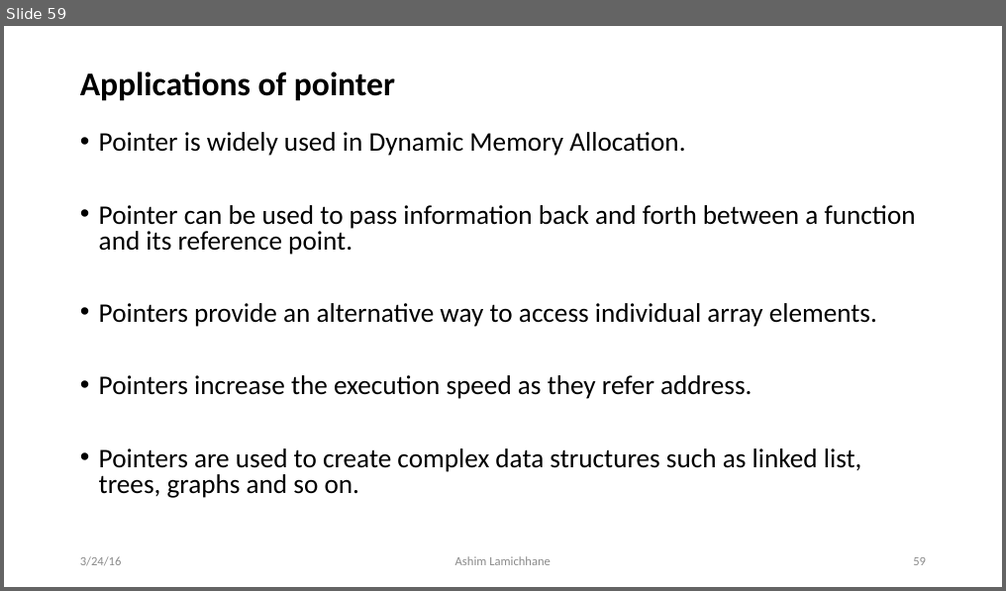
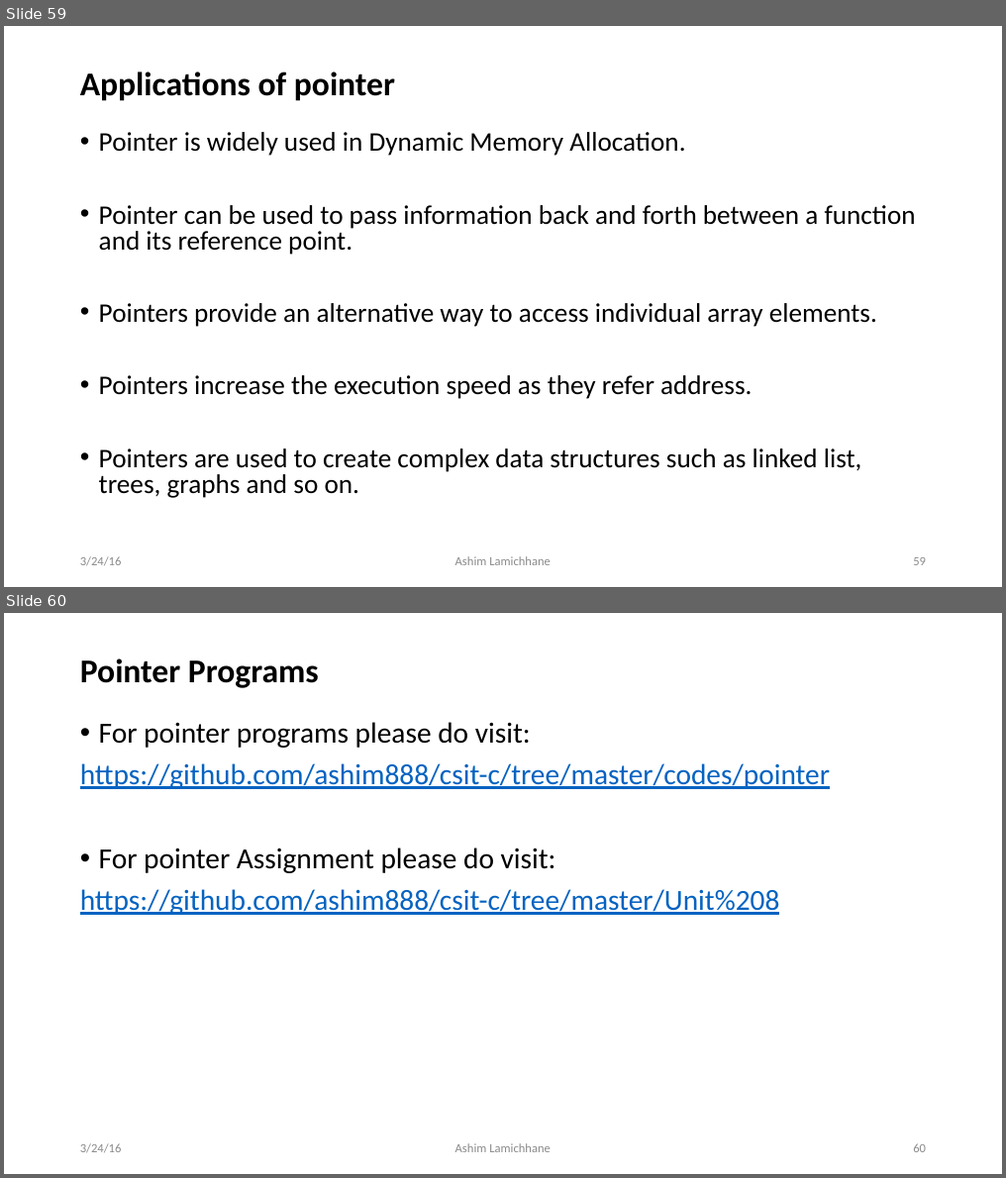
Before and after one commit to ashim888/csit-c, a slide deck: Unit 8/pointer.pptx. Shown one above the other, each under a label of ours: slide 59 before the commit, slides 59 and 60 after it. The pictures are 1006x591 and 1006x1178 pixels, drawn with LibreOffice and Linux fonts; fonts in the diff are those of the drawing. Boxes give left, top, right and bottom in pixels: in the first picture for what was removed or moved away, otherwise in the second. Text is boxed around its words. In the diff, an @@ line names an element or a change of style, - is before the commit and + after.

```diff
--- a/Unit 8/pointer.pptx
+++ b/Unit 8/pointer.pptx
@@ slide 60 added at bbox=[4, 613, 1002, 1174], background #FFFFFF @@
@@ title added at bbox=[80, 659, 319, 688], 32 pt, text #000000, bold @@
+Pointer Programs
@@ text added at bbox=[80, 722, 830, 915], 28 pt, text #0563C1, underline @@
+• For pointer programs please do visit:
+https://github.com/ashim888/csit-c/tree/master/codes/pointer
+• For pointer Assignment please do visit:
+https://github.com/ashim888/csit-c/tree/master/Unit%208
@@ text added at bbox=[80, 1144, 122, 1154], 12 pt, text #8C8C8C @@
+3/24/16
@@ text added at bbox=[455, 1144, 550, 1153], 12 pt, text #8C8C8C @@
+Ashim Lamichhane
@@ page number added at bbox=[913, 1144, 926, 1153], 12 pt, text #8C8C8C @@
+60
```
Also in this commit, not shown: 50 slides changed, 1 other file.
